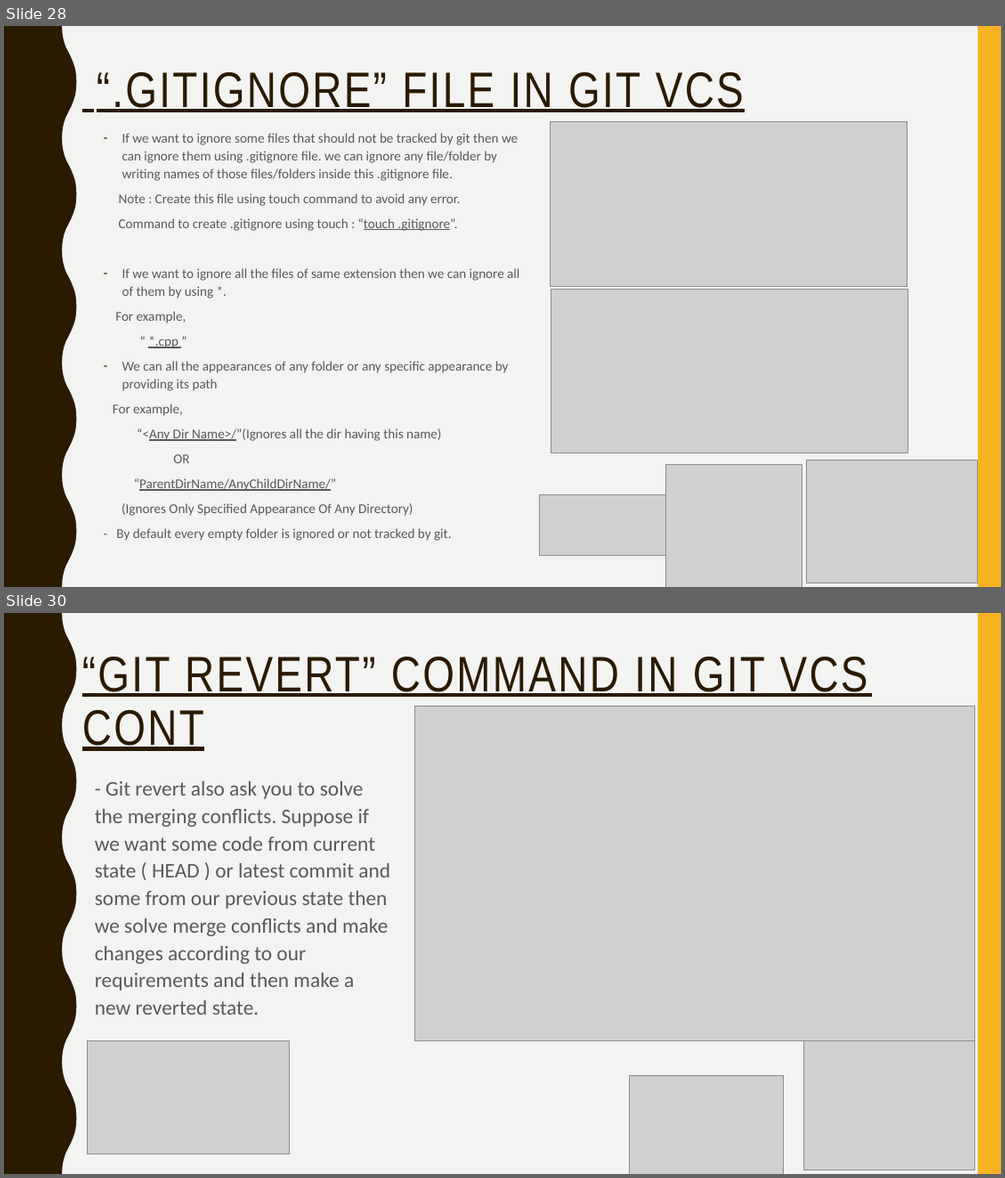
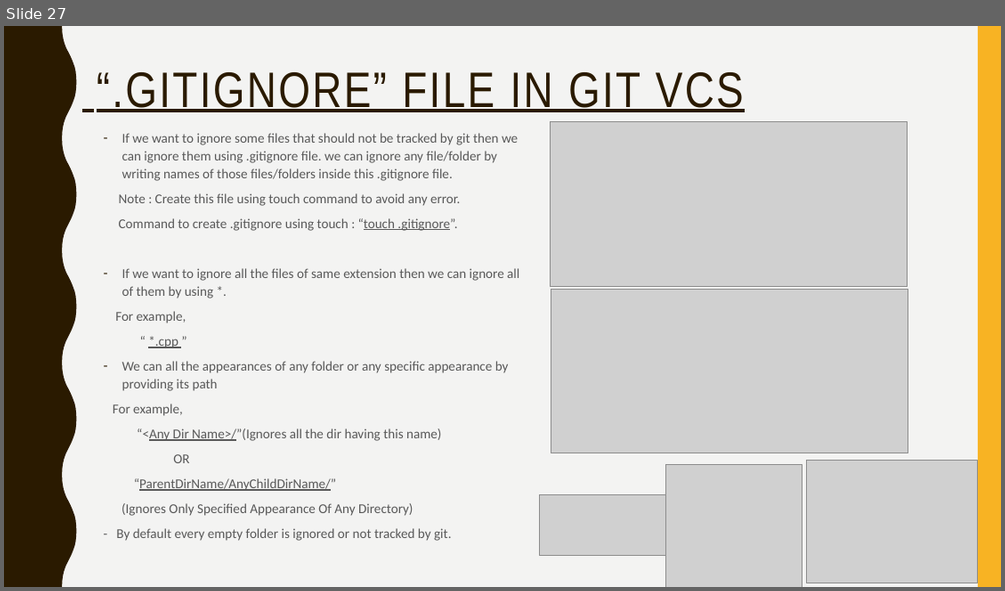
Before and after one commit to TashikMoin/Learn_Git_GitHub, a slide deck: Introduction To Version Controlling With Git And Microsoft Github.pptx. Shown one above the other, each under a label of ours: slides 28 and 30 before the commit, slide 27 after it; the slides between them are not shown. The pictures are 1005x1178 and 1005x591 pixels, drawn with LibreOffice and Linux fonts; fonts in the diff are those of the drawing; grey boxes stand for pictures. Boxes give left, top, right and bottom in pixels: in the first picture for what was removed or moved away, otherwise in the second. Text is boxed around its words. In the diff, an @@ line names an element or a change of style, - is before the commit and + after.

```diff
--- a/Introduction To Version Controlling With Git And Microsoft Github.pptx
+++ b/Introduction To Version Controlling With Git And Microsoft Github.pptx
@@ slide 30 removed at (4, 613, 1001, 1174), background #F3F3F2; not listed: 2 template elements that a slide beside it also shows @@
@@ title removed at (82, 657, 868, 751) @@
-“GIT REVERT” COMMAND IN GIT VCS CONT
@@ picture removed at (414, 706, 974, 1041) @@
@@ text removed at (95, 781, 390, 1014) @@
-- Git revert also ask you to solve the merging conflicts. Suppose if we want some code from current state ( HEAD ) or latest commit and some from our previous state then we solve merge conflicts and make changes according to our requirements and then make a new reverted state.
@@ picture removed at (87, 1041, 289, 1154) @@
@@ picture removed at (803, 1041, 974, 1170) @@
@@ picture removed at (630, 1075, 783, 1174) @@
@@ what was slide 28 is now slide 27 @@
```
Also in this commit, not shown: 4 slides changed, 2 other slides removed, 2 other files.
